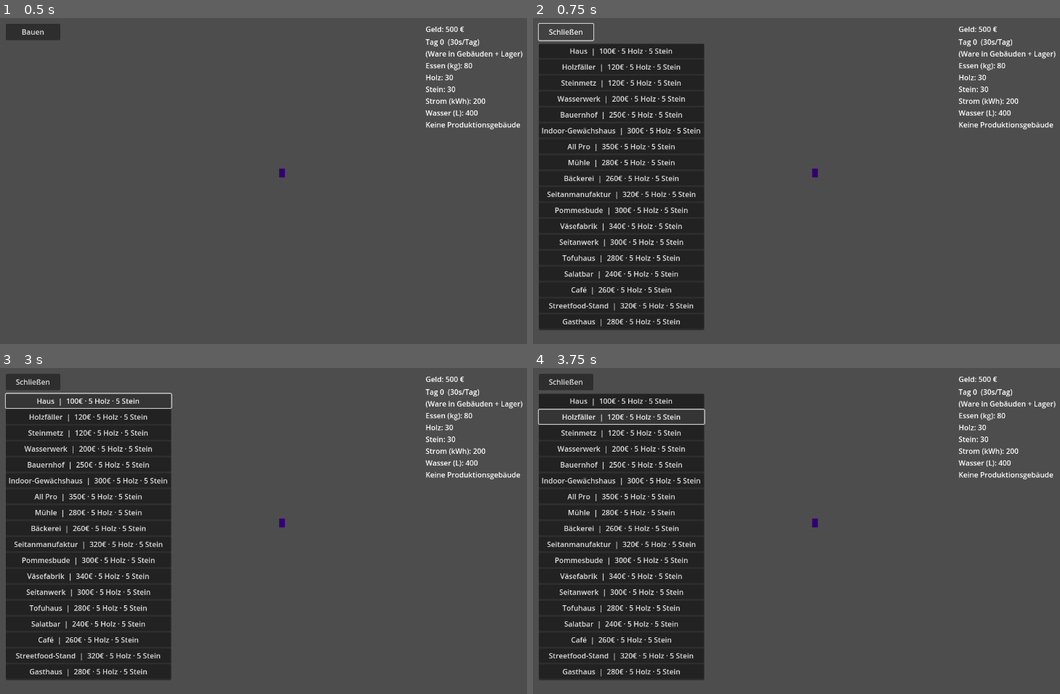
Above: before the commit, frames 1-4 (two rows, left to right).
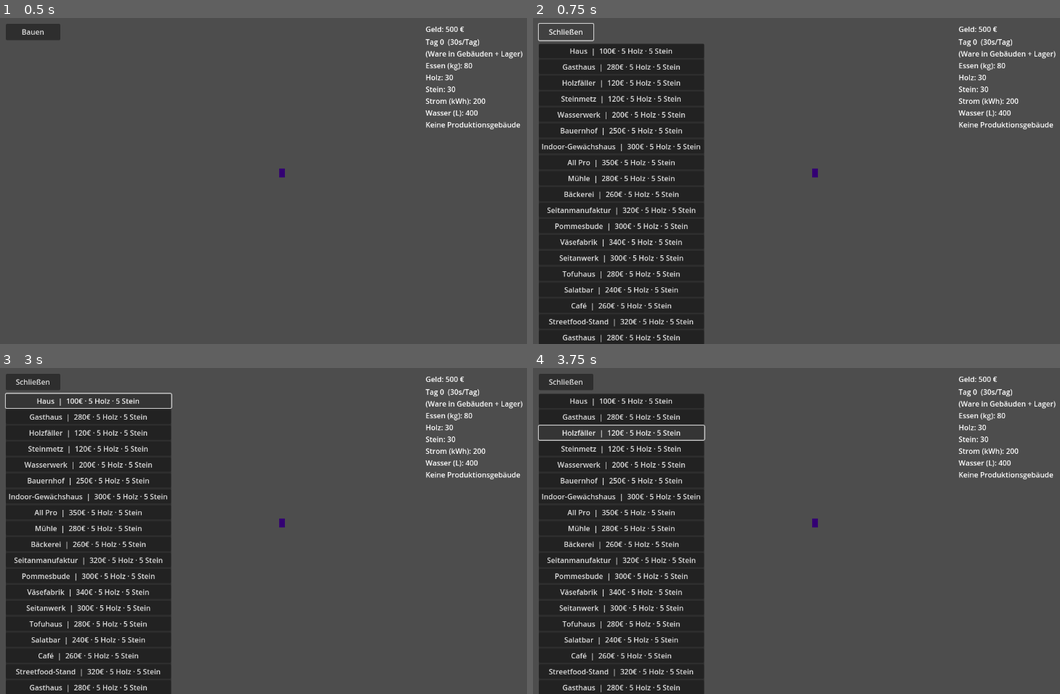
Above: after the commit, the same moments.

Repository: leonardwolf23-bot/vegangame
Game: Godot game, scene res://scenes/main.tscn
Same seed, same stepped clock (60 frames per second), same inputs: the game is played once before the commit and once after it.
Inputs (mouse positions are in pixels of both pictures, inside the frame that each line leads up to):
- Up to frame 1 (0.5 s): no input
- Up to frame 2 (0.75 s): click "Bauen" at 0.5 s
- Up to frame 3 (3 s): click "Schließen" at 1.25 s; tap Enter at 2 s; move the mouse to (416, 514) at 2.02 s; hold D 2.03-2.75 s; tap 1 at 2.1 s; click (416, 514) at 2.17 s; click "Haus | 100€ · 5 Holz · 5 Stein" at 2.75 s
- Up to frame 4 (3.75 s): click "Holzfäller | 120€ · 5 Holz · …" at 3.5 s

Frame 1 is identical in both runs. In frame 2, 5.5% of the frame differs, in the area x 1-33%, y 14-100%; in frame 3, 5.5%; in frame 4, 6.2%, in the area x 0-33%, y 12-100%.
Error in both runs: Cannot call method 'get_source' on a null value. (res://scripts/building_placer.gd:107)

Commit message:
Add Gasthaus (inn) to building catalog after Haus
- kind: inn, id: inn, source_id 17
- Visible early in build menu; includes description field

Co-authored-by: leonardwolf23-bot <leonardwolf23-bot@users.noreply.github.com>

Diff:
--- a/scripts/autoload/building_catalog.gd
+++ b/scripts/autoload/building_catalog.gd
@@ -16,6 +16,18 @@
 		"footprint_offset": Vector2i(-1, -2),
 		"cost": 100,
 		"income": 5,
+	},
+	{
+		"id": "inn",
+		"name": "Gasthaus",
+		"kind": "inn",
+		"description": "Zentrale Essensversorgung — Bürger liefern fertiges Essen aus Bäckerei, Seitanfabrik usw.",
+		"source_id": 17,
+		"atlas_coords": Vector2i(0, 0),
+		"size": Vector2i(1, 1),
+		"footprint": Vector2i(3, 3),
+		"footprint_offset": Vector2i(-1, -2),
+		"cost": 280,
 	},
 	{
 		"id": "holzfaeller",
Not shown, changed: README.md
